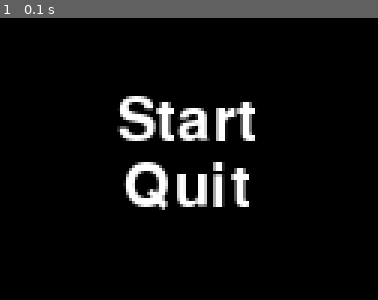
Above: before the commit, frame 1.
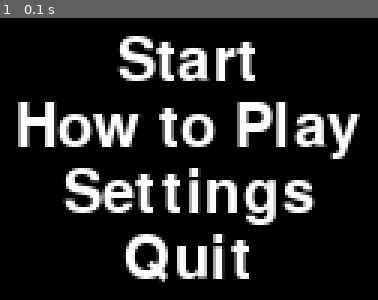
Above: after the commit, the same moment.

Repository: 0910691/Project-2-Minigames
Game: pygame game, started from Proj2Game.py
Same seed, same stepped clock (60 frames per second), same inputs: the game is played once before the commit and once after it.
Inputs:
- Up to frame 1 (0.1 s): no input

The runs differ from the first frame. In frame 1, 22% of the frame differs, in the area x 4-96%, y 6-94%.

Commit message:
Add functions to menu options

Diff:
--- a/Proj2Game.py
+++ b/Proj2Game.py
@@ -1,4 +1,7 @@
 import pygame
+import sys
+import os
+import time
 
 pygame.init()
 
@@ -40,7 +43,7 @@
         self.screen = screen
         self.scr_width = self.screen.get_rect().width
         self.scr_height = self.screen.get_rect().height
-
+        self.funcs = funcs
         self.bg_color = bg_color
         self.clock = pygame.time.Clock()
 
@@ -68,6 +71,12 @@
                 if event.type == pygame.QUIT:
                     mainloop = False
 
+            if event.type == pygame.MOUSEBUTTONDOWN:
+                    mpos = pygame.mouse.get_pos()
+                    for item in self.items:
+                        if item.is_mouse_selection(mpos):
+                            mainloop = False
+                            self.funcs[item.text]()
 
             # Redraw the background
             self.screen.fill(self.bg_color)
@@ -85,10 +94,18 @@
 
 
 if __name__ == "__main__":
+    def test_menu():
+        print ('Testing menu options')
+
     # Creating the screen
     screen = pygame.display.set_mode((640, 480), 0, 32)
 
-    menu_items = ('Start', 'Quit')
+    funcs = {'Start': test_menu,
+             'How to Play': sys.exit,
+             'Settings': sys.exit,
+             'Quit': sys.exit}
+
+    menu_items = ('Start', 'How to Play', 'Settings', 'Quit')
 
     pygame.display.set_caption('Game Menu')
     gm = GameMenu(screen, menu_items)
